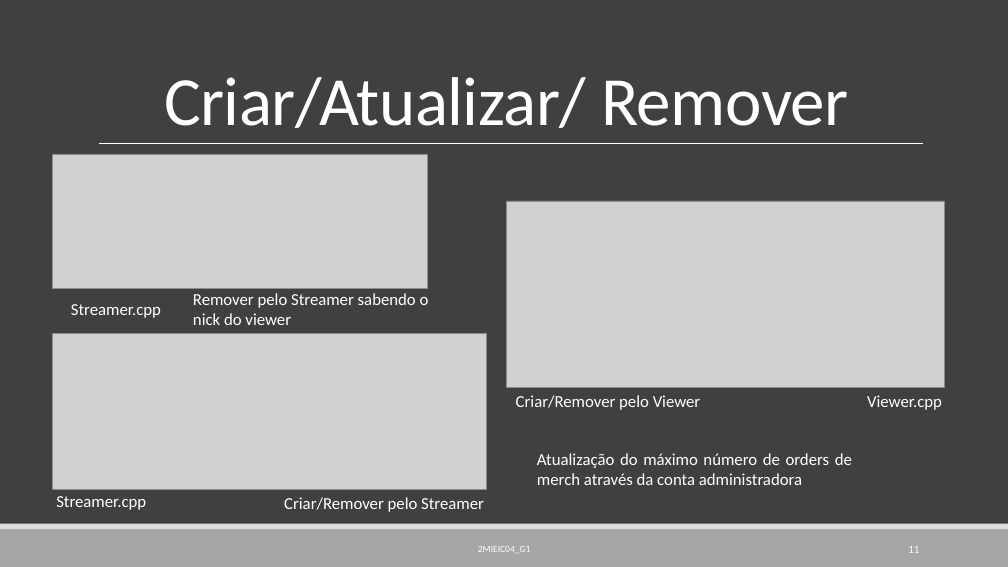
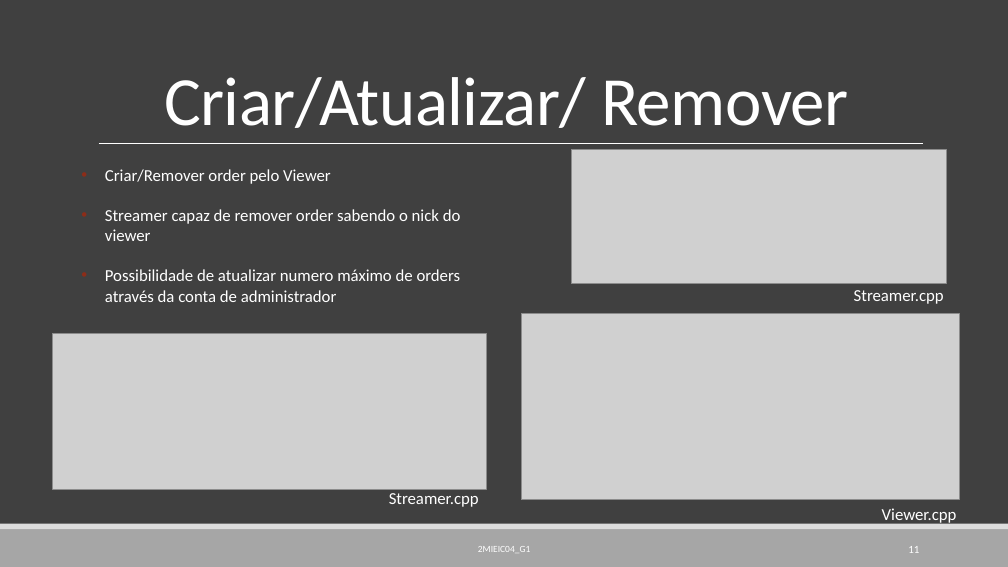
Before and after one commit to DoStini/FEUP-AEDA-proj, a slide deck: slide 11 of StreamZ__P2.pptx. Drawn at 1008x567 pixels with LibreOffice and Linux fonts; fonts in the diff are those of the drawing; grey boxes stand for pictures. Boxes give left, top, right and bottom in pixels: in the first picture for what was removed or moved away, otherwise in the second. Text is boxed around its words. In the diff, an @@ line names an element or a change of style, - is before the commit and + after.

```diff
--- a/StreamZ__P2.pptx
+++ b/StreamZ__P2.pptx
@@ text at [105, 169, 461, 302]: text changed @@
-Remover pelo Streamer sabendo o nick do viewer
+• Criar/Remover order pelo Viewer
+• Streamer capaz de remover order sabendo o nick do viewer
+• Possibilidade de atualizar numero máximo de orders através da conta de administrador
@@ picture: place and size @@
-picture at [52, 154, 427, 288]
+picture at [571, 150, 946, 284]
@@ text "Streamer.cpp": place and size @@
-text "Streamer.cpp" at [71, 304, 161, 318]
+text "Streamer.cpp" at [854, 290, 944, 304]
@@ picture: place and size @@
-picture at [507, 201, 944, 388]
+picture at [521, 313, 959, 500]
@@ text removed at [516, 395, 701, 410] @@
-Criar/Remover pelo Viewer
@@ text removed at [537, 453, 852, 485] @@
-Atualização do máximo número de orders de merch através da conta administradora
@@ text removed at [284, 497, 484, 512] @@
-Criar/Remover pelo Streamer
@@ text "Streamer.cpp": place and size @@
-text "Streamer.cpp" at [56, 496, 146, 510]
+text "Streamer.cpp" at [389, 493, 479, 507]
@@ text "Viewer.cpp": place and size @@
-text "Viewer.cpp" at [867, 395, 942, 410]
+text "Viewer.cpp" at [882, 508, 957, 524]
```
Also in this commit, not shown: 6 other slides changed, 1 other file.
